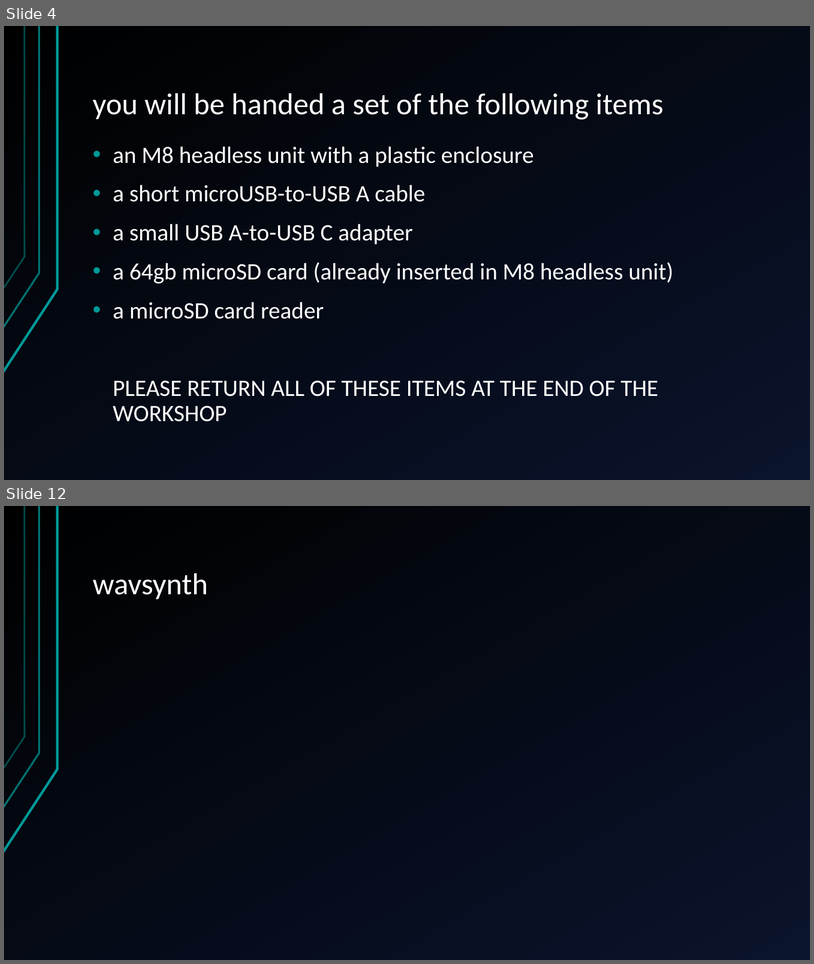
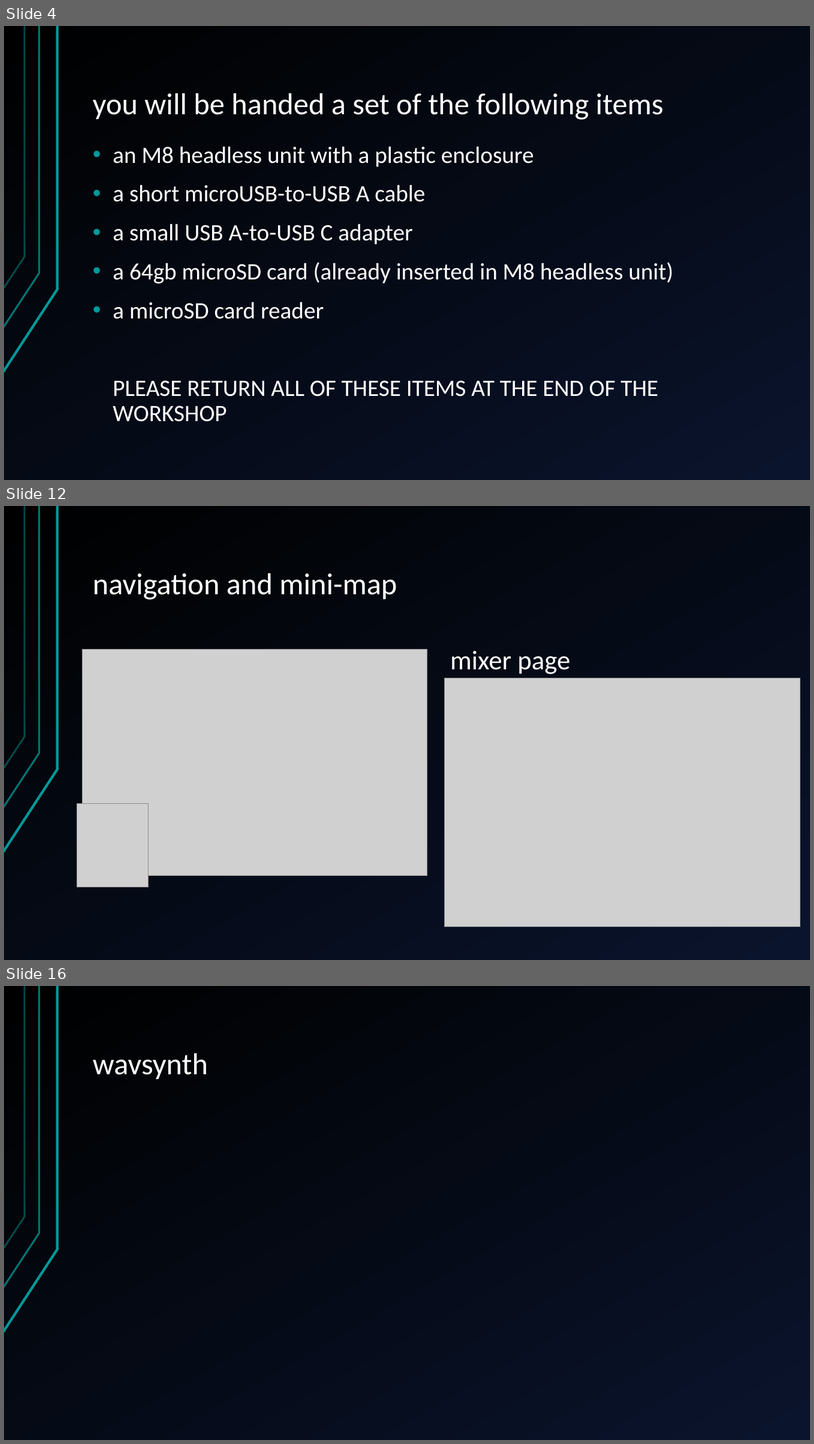
Before and after one commit to jegasus/m8-tracker-workshop, a slide deck: slides_v1.odp. Shown one above the other, each under a label of ours: slides 4 and 12 before the commit, slides 4, 12 and 16 after it; the slides between them are not shown. The pictures are 814x964 and 814x1444 pixels, drawn with LibreOffice and Linux fonts; fonts in the diff are those of the drawing; grey boxes stand for pictures. Boxes give left, top, right and bottom in pixels: in the first picture for what was removed or moved away, otherwise in the second. Text is boxed around its words. In the diff, an @@ line names an element or a change of style, - is before the commit and + after.

```diff
--- a/slides_v1.odp
+++ b/slides_v1.odp
@@ slide 12 added at (x1=4, y1=506, x2=810, y2=960), background gradient #000000 to #0A142C; not listed: 3 template elements that a slide beside it also shows @@
@@ title added at (x1=93, y1=573, x2=397, y2=600), 36 pt, text #FFFFFF @@
+navigation and mini-map
@@ picture added at (x1=82, y1=649, x2=428, y2=876) @@
@@ text added at (x1=450, y1=651, x2=570, y2=674), 32 pt, text #FFFFFF @@
+mixer page
@@ picture added at (x1=444, y1=678, x2=801, y2=927) @@
@@ picture added at (x1=77, y1=804, x2=149, y2=887) @@
@@ what was slide 12 is now slide 16 @@
```
Also in this commit, not shown: 7 slides changed, 5 other slides added, 2 slides removed, 1 other file.
